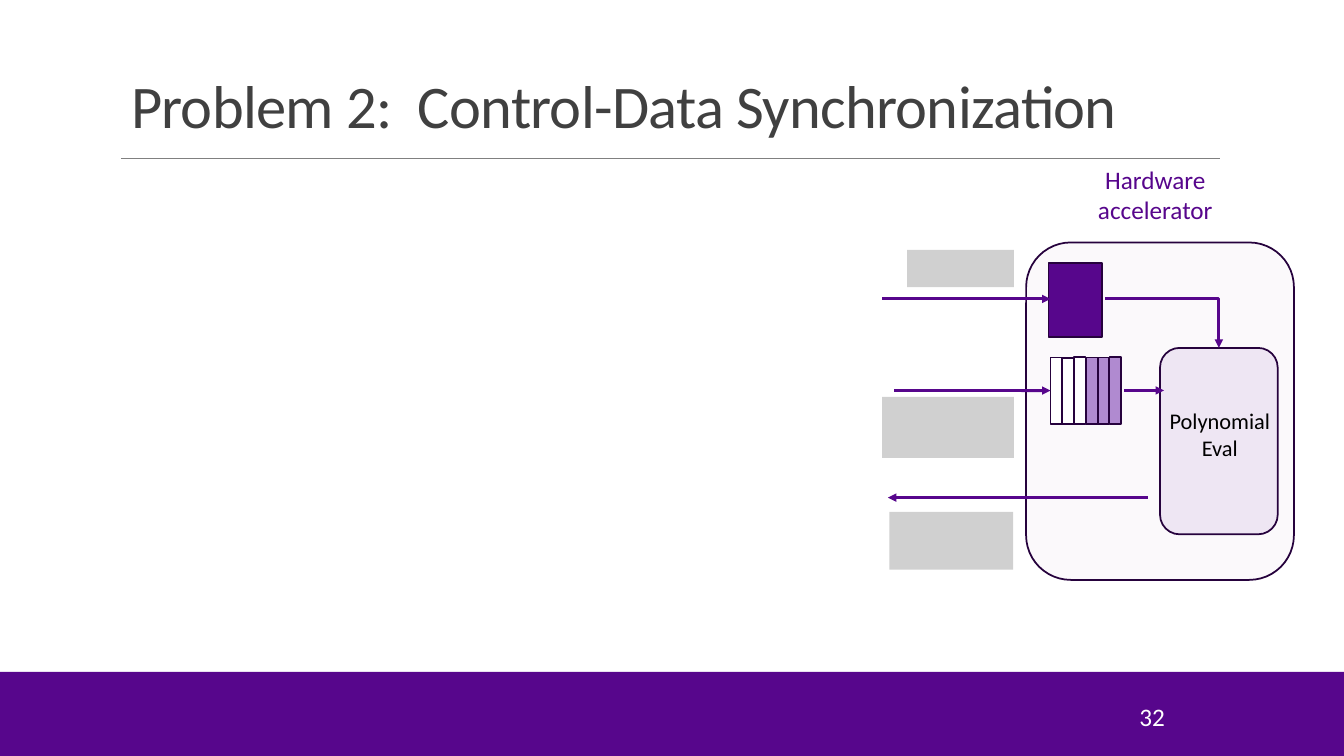
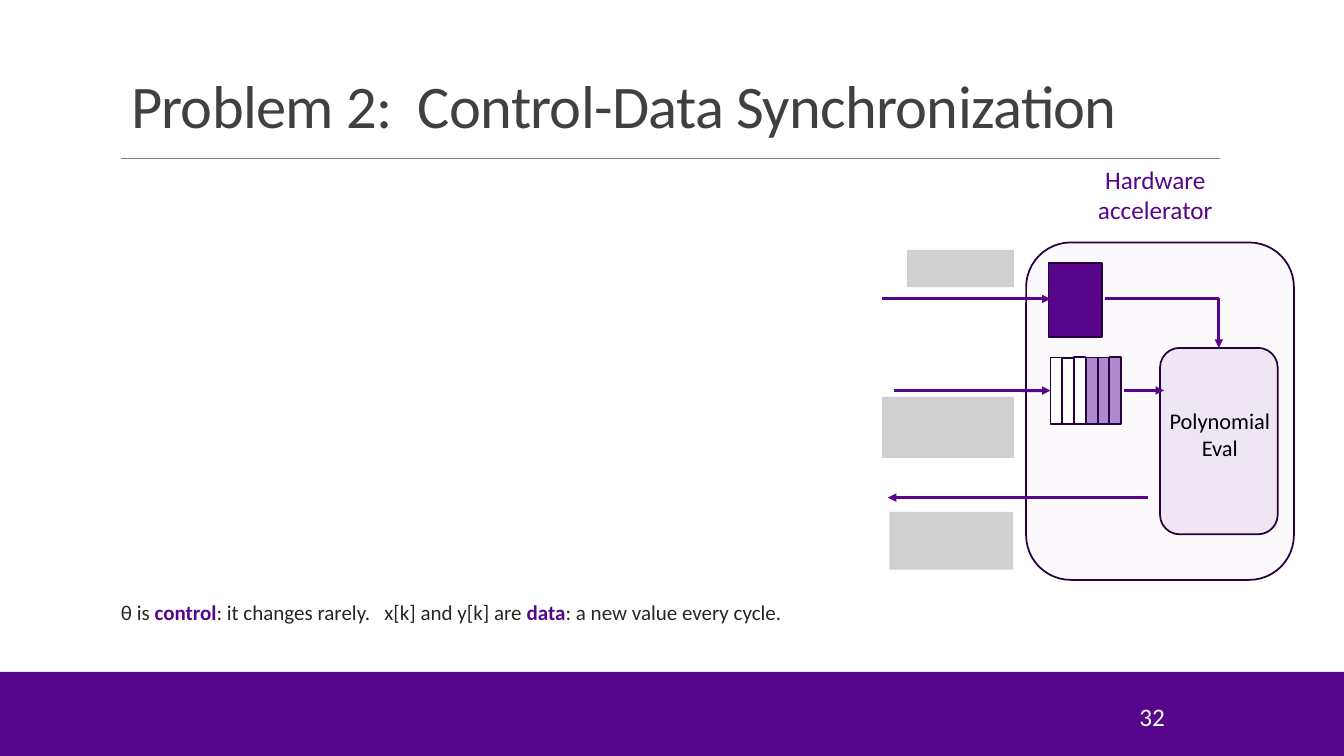
Before and after one commit to sdrangan/hwdesign, a slide deck: slide 32 of units/unit05_fifo/fifo.pptx. Drawn at 1344x756 pixels with LibreOffice and Linux fonts; fonts in the diff are those of the drawing; grey boxes stand for pictures; background and template pictures are left out. Boxes give left, top, right and bottom in pixels: in the first picture for what was removed or moved away, otherwise in the second. Text is boxed around its words. In the diff, an @@ line names an element or a change of style, - is before the commit and + after.

```diff
--- a/units/unit05_fifo/fifo.pptx
+++ b/units/unit05_fifo/fifo.pptx
@@ text added at <box>121,605,781,624</box>, 15 pt, text #262626 @@
+θ is control: it changes rarely. x[k] and y[k] are data: a new value every cycle.
```
Also in this commit, not shown: 8 other slides changed, 9 slides added, 4 slides removed, 1 other file.
